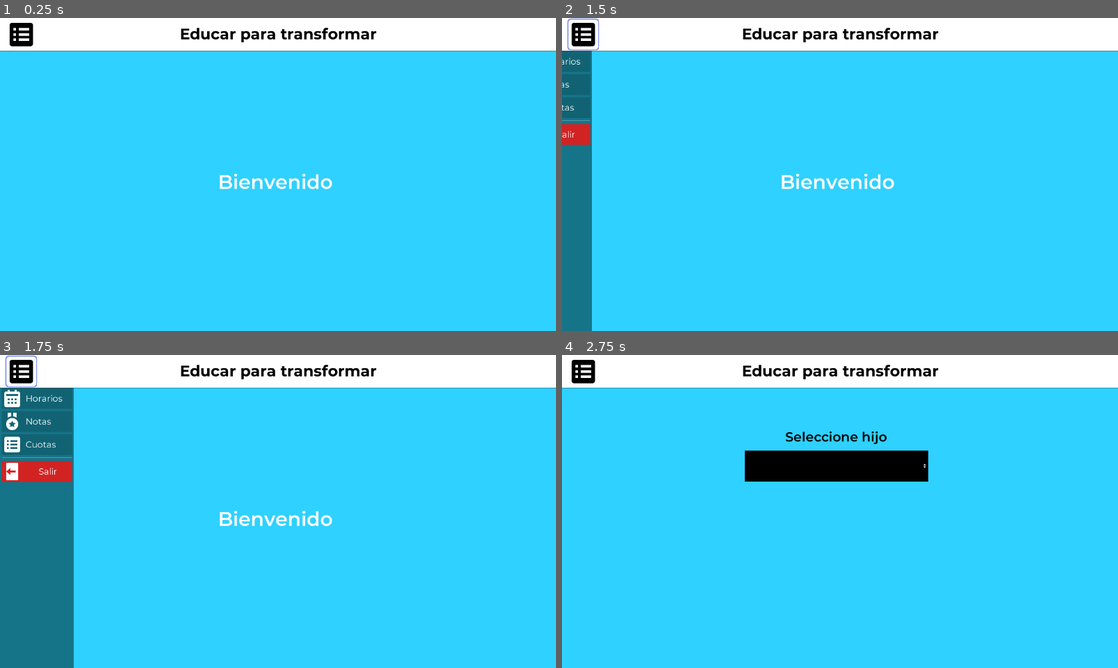
Above: before the commit, frames 1-4 (two rows, left to right).
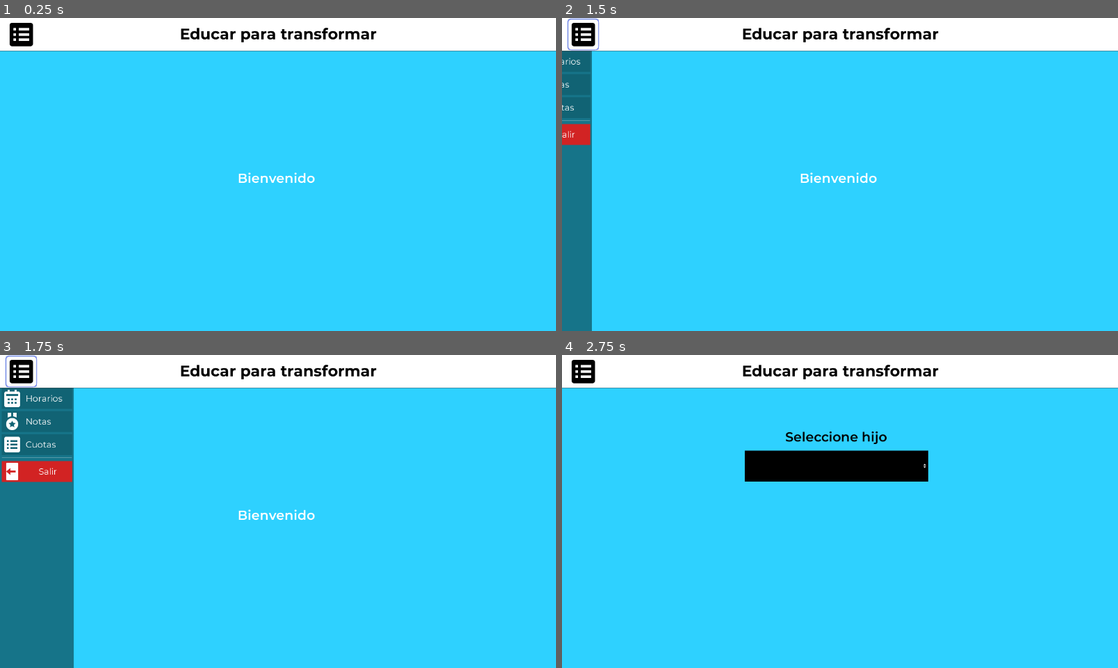
Above: after the commit, the same moments.

Repository: Matias-Barboza/DesktopAppEducarParaTransformar
Game: Godot game, scene res://Pantallas/PantallaPadre.tscn
Two runs of this game, one before a commit and one after it. Both use one fixed random seed, a clock stepped at 60 frames per second and the inputs below. This scene is started directly instead of the project's main scene.
Inputs (mouse positions are in pixels of both pictures, inside the frame that each line leads up to):
- Up to frame 1 (0.25 s): no input
- Up to frame 2 (1.5 s): tap Enter at 0.5 s; move the mouse to (962, 158) at 0.52 s; hold Q (abc123) 0.53-1.25 s; click (962, 158) at 0.67 s; click (584, 33) at 1.25 s
- Up to frame 3 (1.75 s): no input
- Up to frame 4 (2.75 s): click "Horarios" at 2 s

The runs differ from the first frame. In frame 1, 0.5% of the frame differs, in the area x 39-60%, y 49-55%; in frame 2, 0.5%; in frame 3, 0.5%; in frame 4, nothing differs.

Commit message:
ni idea x3

Diff:
--- a/Pantallas/PantallaPadre.gd
+++ b/Pantallas/PantallaPadre.gd
@@ -34,6 +34,7 @@
 onready var tabla_cuotas = $PanelCuotas/Panel/TablaCuotas
 onready var seleccion_hijos_cuotas = $PanelSeleccionCuotas/Panel/OptionButton
 onready var label_cuotas = $PanelCuotas/LabelCuotas
+onready var boton_pagar = $PanelCuotas/Panel/ButtonIS
 
 onready var request_hijos = $HTTPRequestHijos
 onready var request_horarios = $HTTPRequestHorarios
@@ -191,6 +192,7 @@
 						datos_cuota.insert(1, "No")
 					else:
 						datos_cuota.insert(1, "Si")
+						boton_pagar.visible = true
 					arreglo_cuotas.append(datos_cuota)
 					datos_cuota = []
 
--- a/Pantallas/PantallaPadre.tscn
+++ b/Pantallas/PantallaPadre.tscn
@@ -94,8 +94,21 @@
 bg_color = Color( 0.184314, 0.823529, 1, 1 )
 
 [sub_resource type="DynamicFont" id=36]
-size = 45
+size = 30
 font_data = ExtResource( 4 )
+
+[sub_resource type="DynamicFont" id=63]
+size = 25
+font_data = ExtResource( 3 )
+
+[sub_resource type="StyleBoxFlat" id=64]
+bg_color = Color( 0.0431373, 0.368627, 0.843137, 1 )
+
+[sub_resource type="StyleBoxFlat" id=65]
+bg_color = Color( 0.0392157, 0.345098, 0.792157, 1 )
+
+[sub_resource type="StyleBoxFlat" id=66]
+bg_color = Color( 0.0509804, 0.431373, 0.992157, 1 )
 
 [sub_resource type="StyleBoxFlat" id=35]
 bg_color = Color( 0.184314, 0.823529, 1, 1 )
@@ -293,12 +306,34 @@
 valign = 1
 
 [node name="Panel" type="Panel" parent="PanelCuotas"]
-anchor_right = 1.0
-anchor_bottom = 1.263
-margin_top = -52.0
-margin_bottom = 0.187988
+anchor_top = -0.099
+anchor_right = 1.0
+anchor_bottom = 1.073
+margin_top = -0.123997
+margin_bottom = -0.252014
 
 [node name="TablaCuotas" parent="PanelCuotas/Panel" instance=ExtResource( 12 )]
+
+[node name="ButtonIS" type="Button" parent="PanelCuotas/Panel"]
+visible = false
+anchor_left = 0.857143
+anchor_top = 0.871634
+anchor_right = 0.98728
+anchor_bottom = 0.969354
+margin_left = -3.05176e-05
+margin_top = 0.816864
+margin_right = -6.10352e-05
+margin_bottom = 0.816864
+rect_min_size = Vector2( 0, 60 )
+focus_previous = NodePath("../TextEditContrasenha")
+custom_fonts/font = SubResource( 63 )
+custom_styles/hover = SubResource( 64 )
+custom_styles/pressed = SubResource( 65 )
+custom_styles/normal = SubResource( 66 )
+text = "Pagar"
+__meta__ = {
+"_edit_use_anchors_": true
+}
 
 [node name="PanelSeleccionHorario" type="Panel" parent="."]
 visible = false
Not shown: 1 places in Pantallas/PantallaPadre.tscn that only renumber resources
